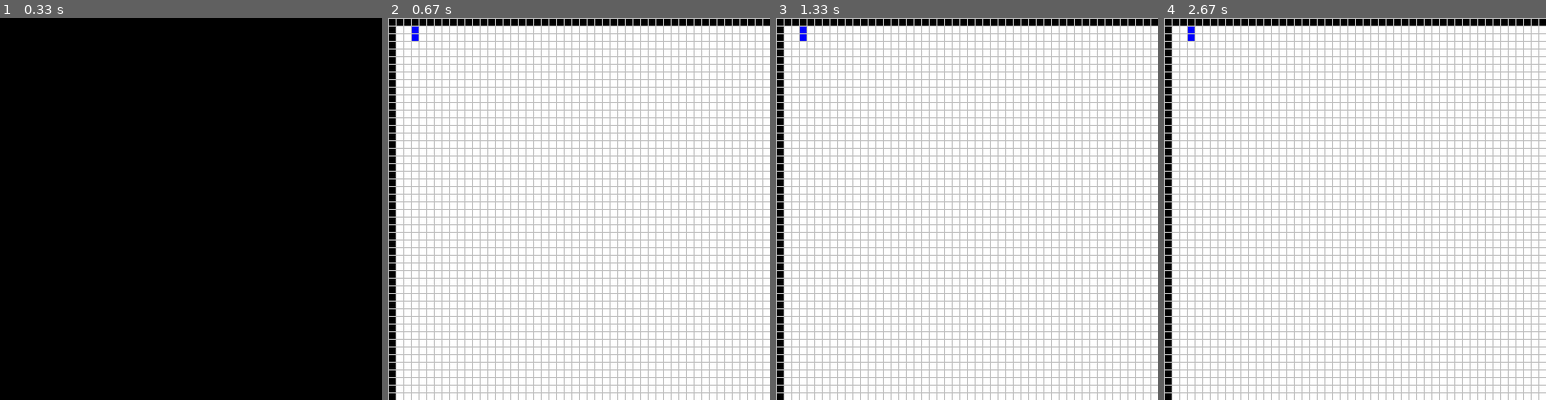
Above: before the commit, frames 1-4 (left to right).
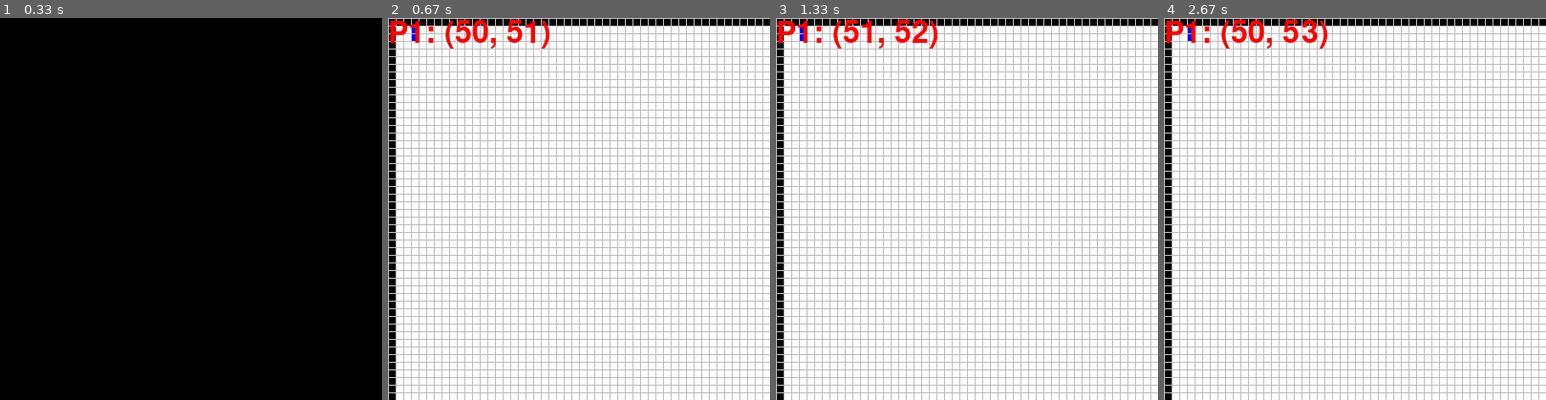
Above: after the commit, the same moments.

Repository: skulumani/tron
Game: pygame game, started from interface.py
Two runs of this game, one before a commit and one after it. Both use one fixed random seed, a clock stepped at 60 frames per second and the inputs below.
Inputs:
- Up to frame 1 (0.33 s): no input
- Up to frame 2 (0.67 s): hold Right from 0.33 s (still down)
- Up to frame 3 (1.33 s): release Right at 0.8 s; hold Up 0.83-1.13 s; hold Right from 1.17 s (still down)
- Up to frame 4 (2.67 s): release Right at 1.72 s; hold Left 1.75-2.42 s; hold Left from 2.45 s (still down)
The pictures show only the part of the screen within x 0-50%, y 0-50%; the shares and areas given below are measured in that part.

Frame 1 is identical in both runs. In frame 2, 1.0% of the frame differs, in the area x 0-43%, y 0-8%; in frame 3, 1.0%; in frame 4, 1.1%.

Commit message:
Add text rendering

Diff:
--- a/interface.py
+++ b/interface.py
@@ -29,10 +29,16 @@
         # intialize image array and surface
         self.image = np.zeros((rows, cols, 3))
         self.image.fill(255) # everything white
-        # build obstacles
+        # build obstacles - only once
         self.image[board[:,:,0] == 1] = UserInterface.COLORS['black']
+        self.surf = pygame.Surface((self.image.shape[0], self.image.shape[1]))
+        self.scaled_surf = pygame.Surface((self.WIDTH, self.HEIGHT))
 
-    def _draw_board(self, observation):
+        # text object
+        self.font = pygame.font.Font(pygame.font.get_default_font(), 32)
+        self.text_surf = self.font.render("test", True, UserInterface.COLORS['red'])
+
+    def _build_board(self, observation):
         """Turn current game state into image array for pygame"""
 
         board = observation['board']
@@ -42,26 +48,26 @@
             self.image[board[:, :, ii] == 1] = UserInterface.COLORS['blue']
 
         # build surface
-        surf = pygame.Surface((self.image.shape[0], self.image.shape[1]))
-        pygame.surfarray.blit_array(surf, self.image)
-        surf = pygame.transform.scale(surf, (self.WIDTH, self.HEIGHT))
-        surf = self._draw_grid(surf, self.image)
+        pygame.surfarray.blit_array(self.surf, self.image)
+
+    def _draw_grid(self, surf):
+        """Draw a grid onto the larger surface"""
+
+        if self.cellsize >= 8:
+            # vertical lines
+            for r in range(self.image.shape[0]):
+                pygame.draw.line(surf, UserInterface.COLORS['gray'], (r*self.cellsize,0), (r*self.cellsize, self.WIDTH))
+
+            # horizontal
+            for c in range(self.image.shape[1]):
+                pygame.draw.line(surf, UserInterface.COLORS['gray'], (0, c*self.cellsize), (self.HEIGHT, c*self.cellsize))
 
         return surf
 
-    def _draw_grid(self, surf, image):
-        """Draw a game grid between cells"""
-
-        # vertical lines
-        for r in range(image.shape[0]):
-            pygame.draw.line(surf, UserInterface.COLORS['gray'], (r*self.cellsize,0), (r*self.cellsize, self.WIDTH))
-
-        # horizontal
-        for c in range(image.shape[1]):
-            pygame.draw.line(surf, UserInterface.COLORS['gray'], (0, c*self.cellsize), (self.HEIGHT, c*self.cellsize))
-
+    def _draw_text(self, surf, string):
+        self.text_surf = self.font.render(string, True, UserInterface.COLORS['red'])
+        surf.blit(self.text_surf,(0,0))
         return surf
-
 
     def process_input(self):
         action = None
@@ -79,7 +85,6 @@
                 elif event.key in (pygame.K_UP,):
                     action = tron.Turn.STRAIGHT
 
-
         # get a user action (or from an agent)
         return action
 
@@ -91,18 +96,22 @@
 
     def render(self, observation):
         # draw surface
-        surf = self._draw_board(observation)
-        self.window.fill(UserInterface.COLORS['white'])
-        self.window.blit(surf, (0, 0))
+        self._build_board(observation)
+
+        self.scaled_surf = pygame.transform.scale(self.surf, (self.WIDTH, self.HEIGHT))
+        self.scaled_surf = self._draw_grid(self.scaled_surf)
+        self.scaled_surf = self._draw_text(self.scaled_surf, "P1: {}".format(observation['positions'][0]))
+
+        # self.window.fill(UserInterface.COLORS['white'])
+        self.window.blit(self.scaled_surf, (0, 0))
         pygame.display.update()
 
     def run(self):
+        """Game loop"""
         while not self.done:
             action = self.process_input()
             if action is not None:
-                print(action)
                 observation, done, status = self.update(action, action)
-                print(observation['positions'])
                 self.render(observation)
             self.clock.tick(60)
 
